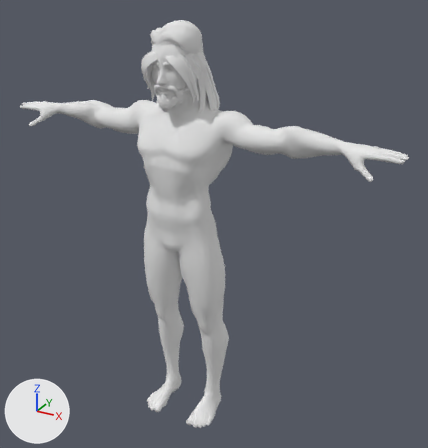
A saved change to the glTF model assets-src/quaternius/out/pirate_base_male.glb.
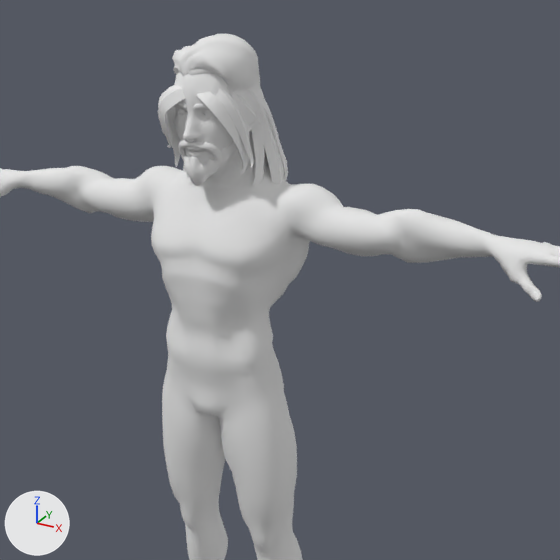
Each version is shown whole from a camera (50 mm lens) standing at (1.238, -1.955, 1.975) and looking at (0.103, 0.109, 0.943), then close up on the part from 11% to 90% of the width and 0% to 75% of the height. Every picture has the same lights, and +X, +Y and +Z are marked at lower left. The first two pictures are the older version. Vertices at exactly the same position are counted once.

In view in the first close-up: 'body', 'hair_beard', 'hair_long', 'hair_simpleparted' and 3 more.
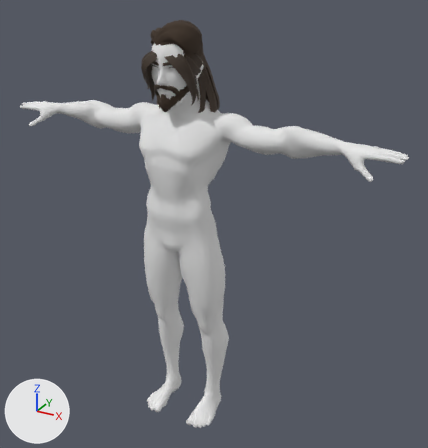
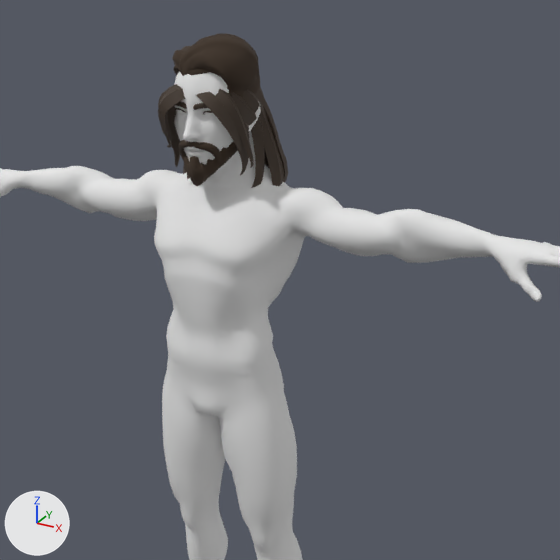
Patch to the scene script:
```diff
--- a/assets-src/quaternius/out/pirate_base_male.glb.py
+++ b/assets-src/quaternius/out/pirate_base_male.glb.py
@@ mat_mi_hair_1_002 @@
 mat_mi_hair_1_002 = principled_material('MI_Hair_1.002')
-mat_mi_hair_1_002.base_color = (0.8, 0.8, 0.8)  # white #e7e7e7
+mat_mi_hair_1_002.base_color = (0.05, 0.032, 0.02)  # brown #3f3227
 mat_mi_hair_1_002.roughness = 1.0
@@ mat_mi_hair_2 @@
 mat_mi_hair_2 = principled_material('MI_Hair_2')
-mat_mi_hair_2.base_color = (0.8, 0.8, 0.8)  # white #e7e7e7
+mat_mi_hair_2.base_color = (0.05, 0.032, 0.02)  # brown #3f3227
 mat_mi_hair_2.roughness = 0.712
@@ mat_mi_hair_1_001 @@
 mat_mi_hair_1_001 = principled_material('MI_Hair_1.001')
-mat_mi_hair_1_001.base_color = (0.8, 0.8, 0.8)  # white #e7e7e7
+mat_mi_hair_1_001.base_color = (0.05, 0.032, 0.02)  # brown #3f3227
 mat_mi_hair_1_001.roughness = 1.0
@@ me_sphere_005_retopology_004 @@
 me_sphere_005_retopology_004.from_pydata(...)  # 6285 vertices, 12566 faces; spans x -0.89..0.89, y -0.13..0.15, z -0.01..1.75
 # used by ob_body; location = (0.0, 0.0, 0.0)
+# me_sphere_005_retopology_004 part 1: 288 of 6285 vertices moved; they spanned x -0.26..0.26, y -0.08..0.15, z 1.14..1.46 and now span x -0.26..0.26, y -0.08..0.15, z 1.14..1.45; mean shift (0.0, 0.0, 0.0); largest move (0.19, 0.1, 1.27) -> (0.17, 0.1, 1.27)
 me_sphere_005_retopology_004.materials.append(mat_mi_superhero_male)
```

Location of each change, (x1, y1, x2, y2) in pixels of the close-ups (560 x 560 px; the box of a moved part takes in the faces that stretch with it):
'hair_long', recoloured (darker): (158, 84, 288, 187) in both
'hair_simpleparted', recoloured (white to brown): (172, 34, 260, 98) in both
'hair_beard', recoloured (darker): (179, 124, 245, 186) in both
part 1 of me_sphere_005_retopology_004, moved or reshaped: before (129, 166, 339, 326); after (131, 170, 338, 325)
